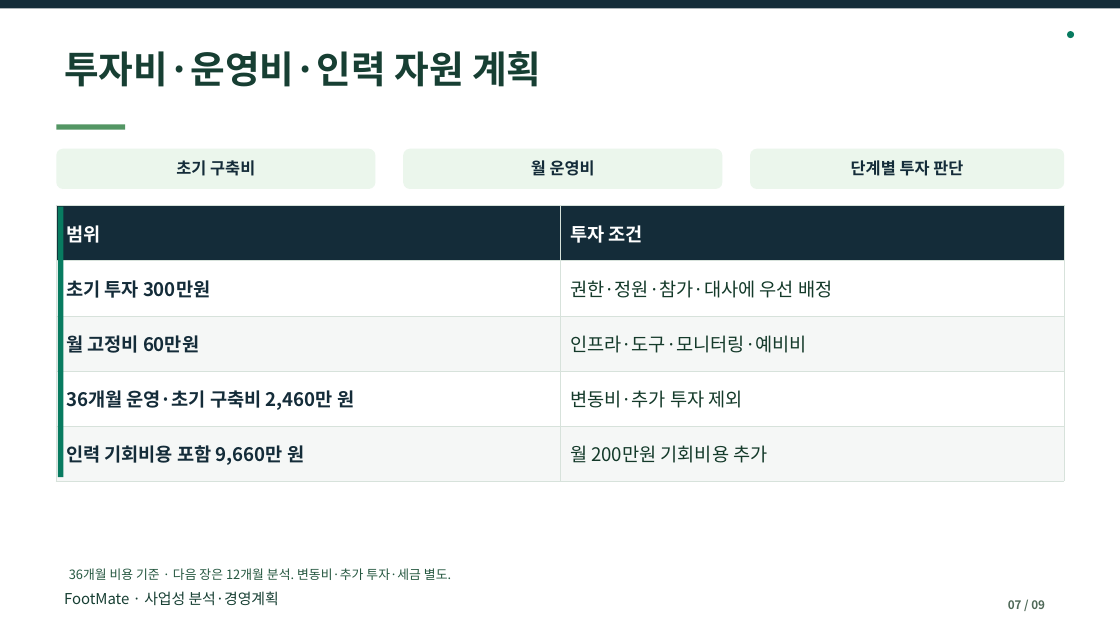
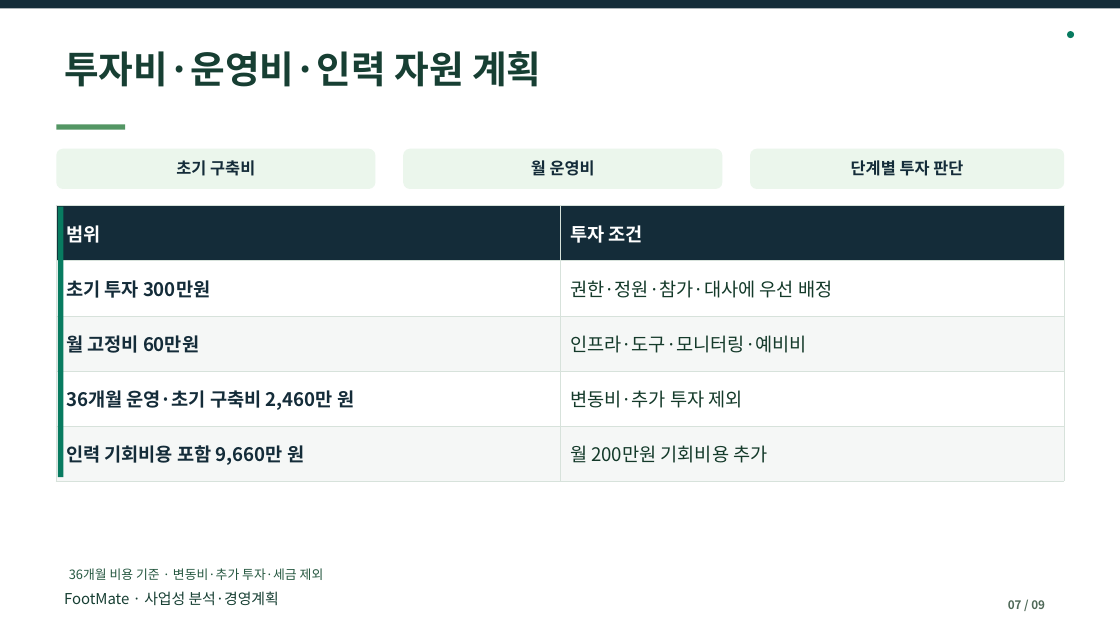
Before and after one commit to dohyunkimmm/footmate-case-study, a slide deck: slide 7 of src/case-study/downloads/footmate_report.pptx. Drawn at 1120x630 pixels with LibreOffice and Linux fonts; fonts in the diff are those of the drawing. Boxes give left, top, right and bottom in pixels: in the first picture for what was removed or moved away, otherwise in the second. Text is boxed around its words. In the diff, an @@ line names an element or a change of style, - is before the commit and + after.

Commit message:
Simplify FootMate report and presentation wording (#24)

```diff
--- a/src/case-study/downloads/footmate_report.pptx
+++ b/src/case-study/downloads/footmate_report.pptx
@@ text at [69, 568, 324, 580]: text changed @@
-36개월 비용 기준 · 다음 장은 12개월 분석. 변동비·추가 투자·세금 별도.
+36개월 비용 기준 · 변동비·추가 투자·세금 제외
```
Also in this commit, not shown: 1 other slide changed, 9 other files.
